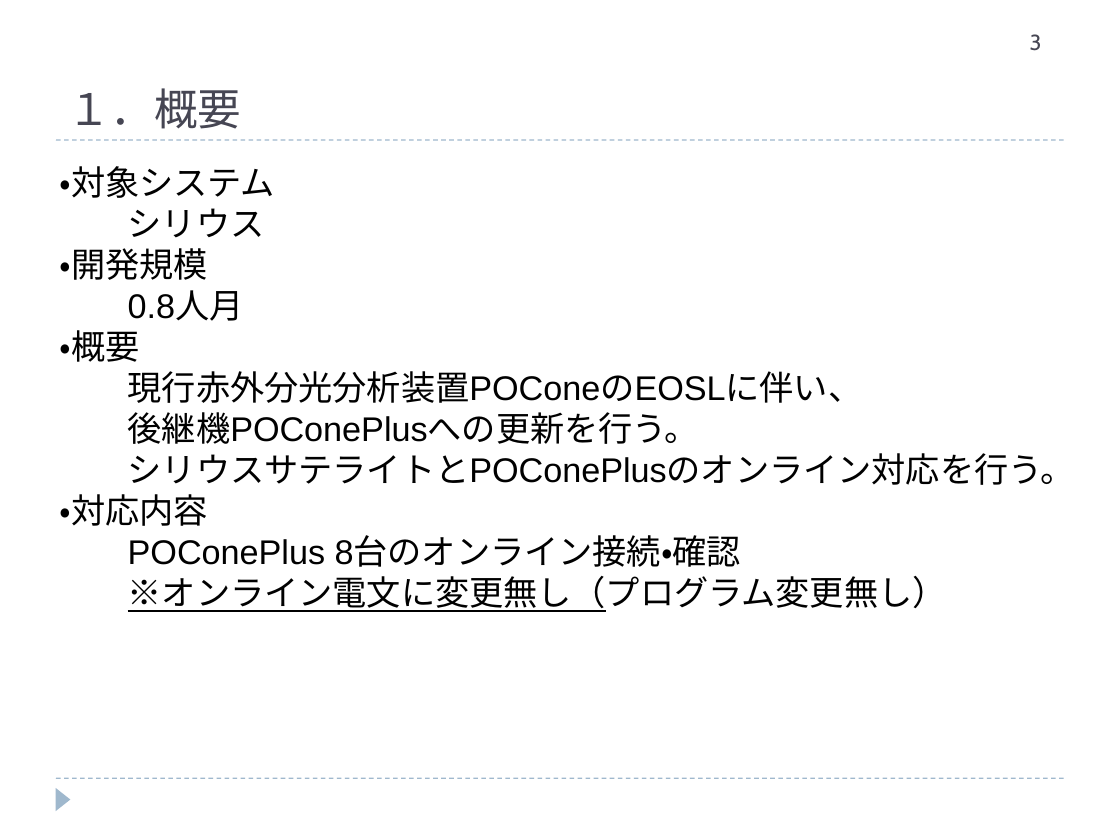
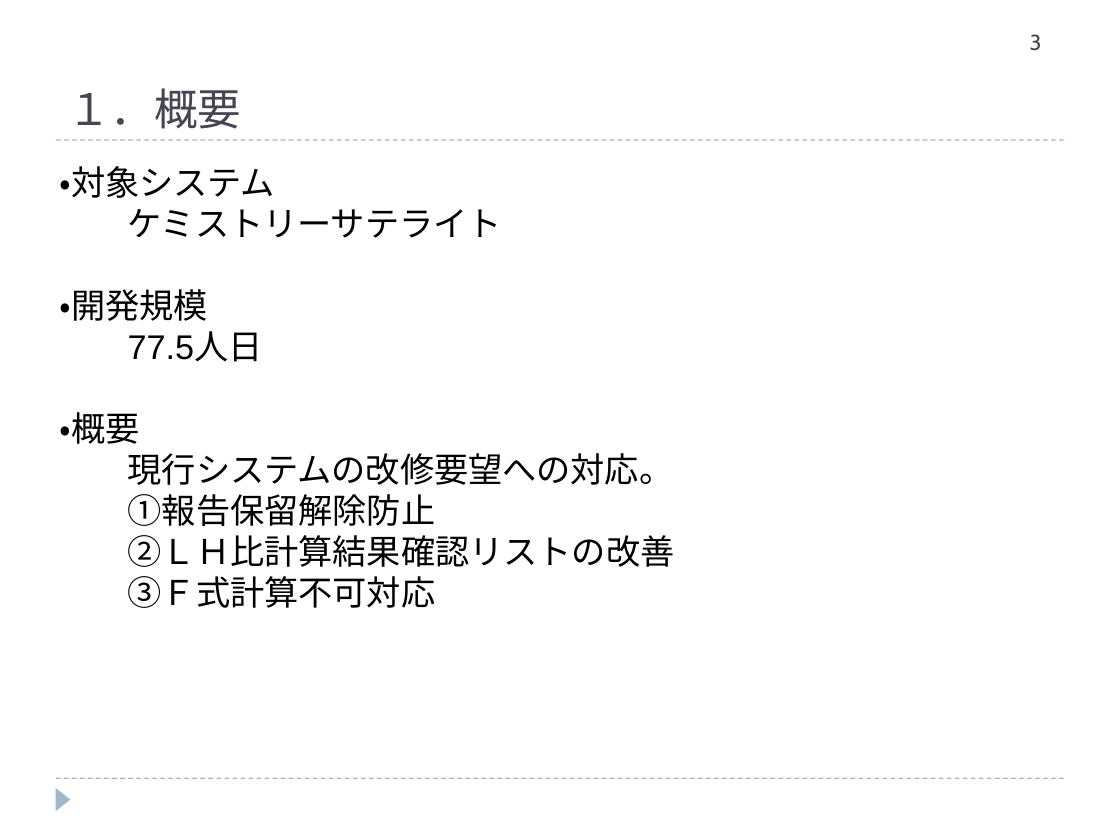
Before and after one commit to hanyutatsuya/Chemistory, a slide deck: slide 3 of 次期システム対応/レビュー/ケミストリー次期先行対応.ppt. Drawn at 1120x840 pixels with LibreOffice and Linux fonts; fonts in the diff are those of the drawing. Boxes give left, top, right and bottom in pixels: in the first picture for what was removed or moved away, otherwise in the second. Text is boxed around its words. In the diff, an @@ line names an element or a change of style, - is before the commit and + after.

Commit message:
Commit 20230319-200420

```diff
--- a/次期システム対応/レビュー/ケミストリー次期先行対応.ppt
+++ b/次期システム対応/レビュー/ケミストリー次期先行対応.ppt
@@ text at [128,209,502,238]: text changed @@
-シリウス
+ケミストリーサテライト
@@ text at [128,331,263,362]: text changed @@
-0.8人月
+77.5人日
@@ text at [128,453,675,608]: text changed @@
-現行赤外分光分析装置POConeのEOSLに伴い、
-後継機POConePlusへの更新を行う。
-シリウスサテライトとPOConePlusのオンライン対応を行う。
-・対応内容
-POConePlus 8台のオンライン接続・確認
-※オンライン電文に変更無し（プログラム変更無し）
+現行システムの改修要望への対応。
+①報告保留解除防止
+②ＬＨ比計算結果確認リストの改善
+③Ｆ式計算不可対応
```
Also in this commit, not shown: 2 other slides changed, 3 slides added, 8 slides removed.
